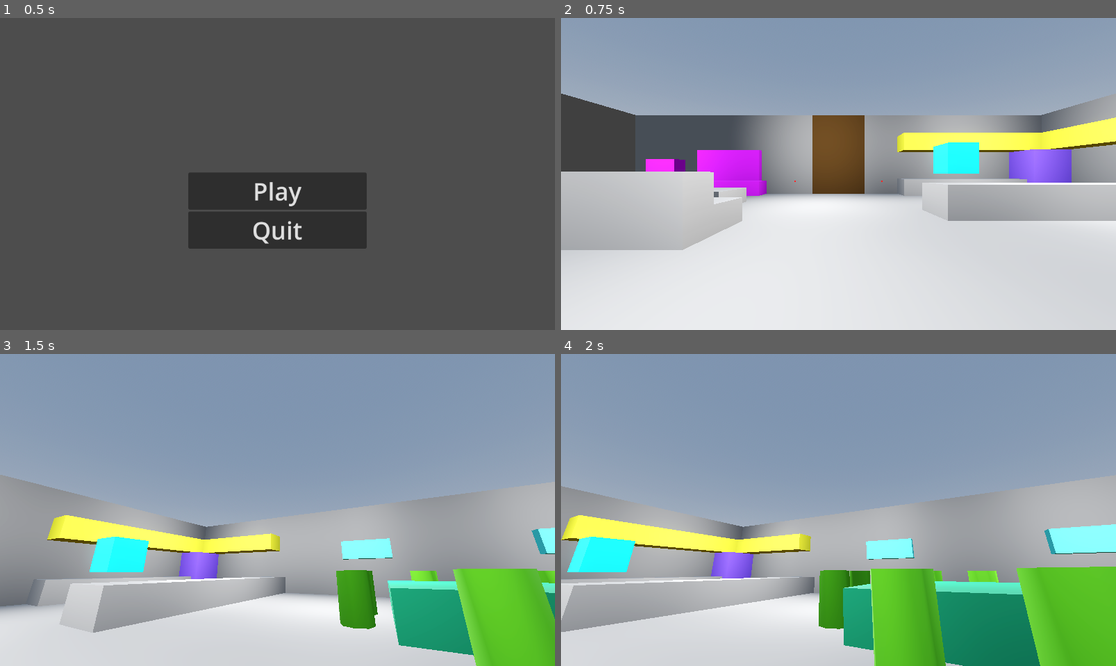
Above: before the commit, frames 1-4 (two rows, left to right).
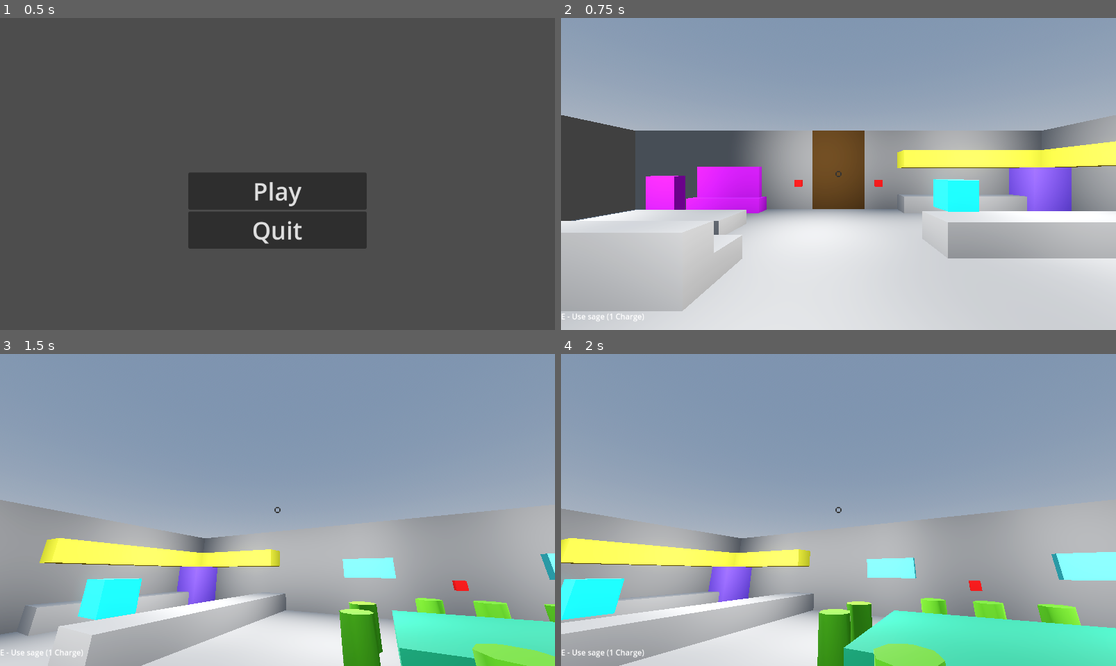
Above: after the commit, the same moments.

Repository: viamill/spooky-jam-2025
Game: Godot game, scene res://src/main_menu.tscn
Same seed, same stepped clock (60 frames per second), same inputs: the game is played once before the commit and once after it.
Inputs (mouse positions are in pixels of both pictures, inside the frame that each line leads up to):
- Up to frame 1 (0.5 s): no input
- Up to frame 2 (0.75 s): click "Play" at 0.5 s
- Up to frame 3 (1.5 s): tap Enter at 1.25 s; move the mouse to (399, 494) at 1.27 s; press the mouse at (399, 494) at 1.28 s; hold D (move_right) from 1.28 s (still down)
- Up to frame 4 (2 s): keep holding D (move_right)

Frame 1 is identical in both runs. In frame 2, 32% of the frame differs, in the area x 0-100%, y 24-100%; in frame 3, 30%; in frame 4, 35%, in the area x 0-100%, y 39-100%.

Commit message:
omg its so cold

Diff:
--- /dev/null
+++ b/src/anomalies/audio_anomalies.gd
@@ -0,0 +1,11 @@
+class_name AudioAnomalies
+extends Anomalies
+
+
+
+func haunt_item() -> HauntedInteractable:
+	var children = get_children()
+	children.shuffle()
+	print(children.back())
+	children.back().haunt()
+	return children.back()
--- a/src/anomalies/placed_anomalies.gd
+++ b/src/anomalies/placed_anomalies.gd
@@ -2,7 +2,7 @@
 extends Anomalies
 
 
-@onready var ghost_orb: HauntedInteractable = $"../House_Level/GhostOrb"
+@onready var ghost_orb: StaticBody3D = $"../GhostOrb"
 
 
 func haunt_item() -> HauntedInteractable:
--- a/src/game.gd
+++ b/src/game.gd
@@ -5,10 +5,11 @@
 var anomaly: GameManager.Anomaly
 var current_haunted_item: HauntedInteractable
 
-@onready var player: Player = $House_Level/Player
+@onready var player: Player = $Player
 @onready var electronic_anomalies: Anomalies = $ElectronicAnomalies
 @onready var broken_anomalies: BrokenAnomalies = $BrokenAnomalies
 @onready var placed_anomalies: PlacedAnomalies = $PlacedAnomalies
+@onready var audio_anomalies: AudioAnomalies = $AudioAnomalies
 
 
 func _ready() -> void:
@@ -26,6 +27,8 @@
 			current_haunted_item = broken_anomalies.haunt_item()
 		GameManager.Anomaly.PLACED:
 			current_haunted_item = placed_anomalies.haunt_item()
+		GameManager.Anomaly.AUDIO:
+			current_haunted_item = audio_anomalies.haunt_item()
 		GameManager.Anomaly.NONE:
 			return
 
--- a/src/game.tscn
+++ b/src/game.tscn
@@ -14,6 +14,9 @@
 [ext_resource type="PackedScene" uid="uid://bw4pvbevoeygb" path="res://src/interactables/haunted interactables/haunted broken/mirror.tscn" id="12_qiocs"]
 [ext_resource type="Script" uid="uid://djhdor2dqtb5j" path="res://src/anomalies/placed_anomalies.gd" id="13_xdrfk"]
 [ext_resource type="PackedScene" uid="uid://08ml73ma48t4" path="res://src/interactables/haunted interactables/haunted placed/ghost_orb.tscn" id="14_g3j30"]
+[ext_resource type="Script" uid="uid://bt3sv53ijsa4i" path="res://src/anomalies/audio_anomalies.gd" id="15_a7soy"]
+[ext_resource type="PackedScene" uid="uid://d3saec0iu5nj" path="res://src/interactables/haunted interactables/haunted audio/bathroom_door.tscn" id="16_aikvj"]
+[ext_resource type="PackedScene" uid="uid://c8d3s2ok30lbm" path="res://src/interactables/haunted interactables/haunted audio/front_door.tscn" id="17_ns0lu"]
 
 [sub_resource type="StyleBoxEmpty" id="StyleBoxEmpty_wqvko"]
 
@@ -25,12 +28,13 @@
 script = ExtResource("1_xq6wo")
 
 [node name="House_Level" parent="." instance=ExtResource("2_xq6wo")]
-
-[node name="GhostOrb" parent="House_Level" instance=ExtResource("14_g3j30")]
+transform = Transform3D(-1, 0, -8.74228e-08, 0, 1, 0, 8.74228e-08, 0, -1, 0, 0, 0)
+
+[node name="Player" parent="." instance=ExtResource("2_3msxb")]
+transform = Transform3D(1.8, 0, 0, 0, 1.8, 0, 0, 0, 1.8, 0, 0.5, 0)
+
+[node name="GhostOrb" parent="." instance=ExtResource("14_g3j30")]
 transform = Transform3D(1, 0, 0, 0, 1, 0, 0, 0, 1, 0, 12, 0)
-
-[node name="Player" parent="House_Level" instance=ExtResource("2_3msxb")]
-transform = Transform3D(1, 0, 0, 0, 1, 0, 0, 0, 1, 0, 0.5, 0)
 
 [node name="Menus" type="Control" parent="."]
 process_mode = 3
@@ -179,77 +183,77 @@
 [node name="Lights" type="Node" parent="ElectronicAnomalies"]
 
 [node name="BathroomLightswitch" parent="ElectronicAnomalies/Lights" node_paths=PackedStringArray("lights") instance=ExtResource("7_4bcji")]
-transform = Transform3D(1, 0, 0, 0, 1, 0, 0, 0, 1, -17, 1.5, 6)
+transform = Transform3D(1, 0, 0, 0, 1, 0, 0, 0, 1, -16.755, 2.5, 6)
 lights = [NodePath("BathroomLight"), NodePath("BathroomLight2")]
 
 [node name="BathroomLight" type="OmniLight3D" parent="ElectronicAnomalies/Lights/BathroomLightswitch"]
-transform = Transform3D(1, 0, 0, 0, 1, 0, 0, 0, 1, -7, 3, 5)
+transform = Transform3D(1, 0, 0, 0, 1, 0, 0, 0, 1, -7.245, 2, 5)
 light_energy = 10.0
 omni_range = 10.0
 
 [node name="BathroomLight2" type="OmniLight3D" parent="ElectronicAnomalies/Lights/BathroomLightswitch"]
-transform = Transform3D(1, 0, 0, 0, 1, 0, 0, 0, 1, -7, 3, -1)
+transform = Transform3D(1, 0, 0, 0, 1, 0, 0, 0, 1, -7.245, 2, -1)
 light_energy = 10.0
 omni_range = 10.0
 
 [node name="LivingRoomLightswitch" parent="ElectronicAnomalies/Lights" node_paths=PackedStringArray("lights") instance=ExtResource("7_4bcji")]
-transform = Transform3D(1, 0, 0, 0, 1, 0, 0, 0, 1, -3, 1.5, -14)
+transform = Transform3D(1, 0, 0, 0, 1, 0, 0, 0, 1, -3, 2.5, -15.262)
 lights = [NodePath("LivingRoomLight"), NodePath("LivingRoomLight2"), NodePath("LivingRoomLight3"), NodePath("LivingRoomLight4")]
 
 [node name="LivingRoomLight" type="OmniLight3D" parent="ElectronicAnomalies/Lights/LivingRoomLightswitch"]
-transform = Transform3D(1, 0, 0, 0, 1, 0, 0, 0, 1, -9, 3, 5)
+transform = Transform3D(1, 0, 0, 0, 1, 0, 0, 0, 1, -9, 2, 6.26202)
 light_energy = 10.0
 omni_range = 10.0
 
 [node name="LivingRoomLight2" type="OmniLight3D" parent="ElectronicAnomalies/Lights/LivingRoomLightswitch"]
-transform = Transform3D(1, 0, 0, 0, 1, 0, 0, 0, 1, 2, 3, 5)
+transform = Transform3D(1, 0, 0, 0, 1, 0, 0, 0, 1, 2, 2, 6.26202)
 light_energy = 10.0
 omni_range = 10.0
 
 [node name="LivingRoomLight3" type="OmniLight3D" parent="ElectronicAnomalies/Lights/LivingRoomLightswitch"]
-transform = Transform3D(1, 0, 0, 0, 1, 0, 0, 0, 1, -9, 3, 13)
+transform = Transform3D(1, 0, 0, 0, 1, 0, 0, 0, 1, -9, 2, 14.262)
 light_energy = 10.0
 omni_range = 10.0
 
 [node name="LivingRoomLight4" type="OmniLight3D" parent="ElectronicAnomalies/Lights/LivingRoomLightswitch"]
-transform = Transform3D(1, 0, 0, 0, 1, 0, 0, 0, 1, 2, 3, 13)
+transform = Transform3D(1, 0, 0, 0, 1, 0, 0, 0, 1, 2, 2, 14.262)
 light_energy = 10.0
 omni_range = 10.0
 
 [node name="KitchenLightswitch" parent="ElectronicAnomalies/Lights" node_paths=PackedStringArray("lights") instance=ExtResource("7_4bcji")]
-transform = Transform3D(1, 0, 0, 0, 1, 0, 0, 0, 1, 3, 1.5, -14)
+transform = Transform3D(1, 0, 0, 0, 1, 0, 0, 0, 1, 3, 2.5, -15.2668)
 lights = [NodePath("KitchenLight")]
 
 [node name="KitchenLight" type="OmniLight3D" parent="ElectronicAnomalies/Lights/KitchenLightswitch"]
-transform = Transform3D(1, 0, 0, 0, 1, 0, 0, 0, 1, 6, 3, 5)
+transform = Transform3D(1, 0, 0, 0, 1, 0, 0, 0, 1, 6, 2, 6.26678)
 light_energy = 10.0
 omni_range = 10.0
 
 [node name="DiningRoomLightswitch" parent="ElectronicAnomalies/Lights" node_paths=PackedStringArray("lights") instance=ExtResource("7_4bcji")]
-transform = Transform3D(1, 0, 0, 0, 1, 0, 0, 0, 1, 14, 1.5, 4)
+transform = Transform3D(1, 0, 0, 0, 1, 0, 0, 0, 1, 15.273, 2.5, 4)
 lights = [NodePath("DiningRoomLight"), NodePath("DiningRoomLight2")]
 
 [node name="DiningRoomLight" type="OmniLight3D" parent="ElectronicAnomalies/Lights/DiningRoomLightswitch"]
-transform = Transform3D(1, 0, 0, 0, 1, 0, 0, 0, 1, -5, 3, -5)
+transform = Transform3D(1, 0, 0, 0, 1, 0, 0, 0, 1, -6.273, 2, -5)
 light_energy = 10.0
 omni_range = 10.0
 
 [node name="DiningRoomLight2" type="OmniLight3D" parent="ElectronicAnomalies/Lights/DiningRoomLightswitch"]
-transform = Transform3D(1, 0, 0, 0, 1, 0, 0, 0, 1, -5, 3, 5)
+transform = Transform3D(1, 0, 0, 0, 1, 0, 0, 0, 1, -6.273, 2, 5)
 light_energy = 10.0
 omni_range = 10.0
 
 [node name="BedroomLightswitch" parent="ElectronicAnomalies/Lights" node_paths=PackedStringArray("lights") instance=ExtResource("7_4bcji")]
-transform = Transform3D(1, 0, 0, 0, 1, 0, 0, 0, 1, -15, 1.5, 8)
+transform = Transform3D(1, 0, 0, 0, 1, 0, 0, 0, 1, -15.2742, 2.5, 8)
 lights = [NodePath("BedroomLight"), NodePath("BedroomLight2")]
 
 [node name="BedroomLight" type="OmniLight3D" parent="ElectronicAnomalies/Lights/BedroomLightswitch"]
-transform = Transform3D(1, 0, 0, 0, 1, 0, 0, 0, 1, 3, 3, 1)
+transform = Transform3D(1, 0, 0, 0, 1, 0, 0, 0, 1, 3.27422, 2, 1)
 light_energy = 10.0
 omni_range = 10.0
 
 [node name="BedroomLight2" type="OmniLight3D" parent="ElectronicAnomalies/Lights/BedroomLightswitch"]
-transform = Transform3D(1, 0, 0, 0, 1, 0, 0, 0, 1, 14, 3, 1)
+transform = Transform3D(1, 0, 0, 0, 1, 0, 0, 0, 1, 14.2742, 2, 1)
 light_energy = 10.0
 omni_range = 10.0
 
@@ -274,6 +278,17 @@
 
 [node name="Marker3D4" type="Marker3D" parent="PlacedAnomalies"]
 transform = Transform3D(1, 0, 0, 0, 1, 0, 0, 0, 1, -27, 3, 7)
+
+[node name="AudioAnomalies" type="Node" parent="."]
+script = ExtResource("15_a7soy")
+metadata/_custom_type_script = "uid://bt3sv53ijsa4i"
+
+[node name="BathroomDoor" parent="AudioAnomalies" instance=ExtResource("16_aikvj")]
+transform = Transform3D(-4.37114e-08, 0, 1, 0, 1, 0, -1, 0, -4.37114e-08, -16, -0.5, 1)
+open_rotation = -5
+
+[node name="FrontDoor" parent="AudioAnomalies" instance=ExtResource("17_ns0lu")]
+transform = Transform3D(1, 0, 0, 0, 1, 0, 0, 0, 1, 2.5, -0.5, -16)
 
 [connection signal="pressed" from="Menus/Pause/VBoxContainer/Resume" to="Menus" method="close_menu"]
 [connection signal="pressed" from="Menus/Pause/VBoxContainer/Quit" to="Menus" method="quit"]
--- a/src/globals/ghost_class.gd
+++ b/src/globals/ghost_class.gd
@@ -9,7 +9,7 @@
 	match g_index:
 		0:
 			type = GameManager.GhostType.DEMON
-			anomalies = [GameManager.Anomaly.BROKEN, GameManager.Anomaly.ELECTRONIC, GameManager.Anomaly.PLACED]
+			anomalies = [GameManager.Anomaly.AUDIO, GameManager.Anomaly.BROKEN, GameManager.Anomaly.PLACED, GameManager.Anomaly.ELECTRONIC]
 			anomalies.shuffle()
 		#1:
 			#type = GameManager.GhostType.TEST
--- a/src/interactables/door.gd
+++ /dev/null
@@ -1,19 +0,0 @@
-extends Interactable
-
-
-@export_range(-360, 360, 1, "radians_as_degrees") var open_rotation = 0
-
-var _is_open: bool = false
-var _closed_rotation: float = 0
-
-func _ready() -> void:
-	_closed_rotation = rotation.y
-
-
-func interact() -> void:
-	if _is_open:
-		rotation.y = _closed_rotation
-		_is_open = false
-	else:
-		rotation.y = deg_to_rad(open_rotation)
-		_is_open = true
--- a/src/interactables/door.tscn
+++ /dev/null
@@ -1,21 +0,0 @@
-[gd_scene load_steps=4 format=3 uid="uid://d3saec0iu5nj"]
-
-[ext_resource type="Script" uid="uid://y43tjipgg6v5" path="res://src/interactables/door.gd" id="1_g0m2s"]
-
-[sub_resource type="StandardMaterial3D" id="StandardMaterial3D_k1hf5"]
-albedo_color = Color(0.3, 0.19535, 0.027, 1)
-
-[sub_resource type="BoxShape3D" id="BoxShape3D_0jm7b"]
-size = Vector3(4, 7, 1)
-
-[node name="Door" type="StaticBody3D"]
-script = ExtResource("1_g0m2s")
-
-[node name="BathroomDoor" type="CSGBox3D" parent="."]
-transform = Transform3D(1, 0, 0, 0, 1, 0, 0, 0, 1, -2.5, 3.5, 0)
-size = Vector3(4, 7, 1)
-material = SubResource("StandardMaterial3D_k1hf5")
-
-[node name="CollisionShape3D" type="CollisionShape3D" parent="."]
-transform = Transform3D(1, 0, 0, 0, 1, 0, 0, 0, 1, -2.5, 3.5, 0)
-shape = SubResource("BoxShape3D_0jm7b")
--- /dev/null
+++ b/src/interactables/haunted interactables/haunted audio/bathroom_door.gd
@@ -0,0 +1,35 @@
+class_name Door
+extends HauntedInteractable
+
+
+@export_range(-360, 360, 1, "radians_as_degrees") var open_rotation = 0
+
+var _is_open: bool = false
+var _closed_rotation: float = 0
+var _is_interacted: bool = false
+
+@export var door_open: AudioStreamPlayer3D
+@export var door_close: AudioStreamPlayer3D
+@export var door_knock: AudioStreamPlayer3D
+
+
+func _ready() -> void:
+	_closed_rotation = rotation.y
+
+
+func interact() -> void:
+	_is_interacted = true
+	if _is_open:
+		rotation.y = _closed_rotation
+		_is_open = false
+		door_close.play()
+		door_knock.stop()
+	else:
+		rotation.y = deg_to_rad(open_rotation)
+		_is_open = true
+		door_open.play()
+		door_knock.stop()
+
+
+func haunt() -> void:
+	door_knock.play()
--- /dev/null
+++ b/src/interactables/haunted interactables/haunted audio/bathroom_door.tscn
@@ -0,0 +1,36 @@
+[gd_scene load_steps=7 format=3 uid="uid://d3saec0iu5nj"]
+
+[ext_resource type="Script" uid="uid://y43tjipgg6v5" path="res://src/interactables/haunted interactables/haunted audio/bathroom_door.gd" id="1_rwfo3"]
+[ext_resource type="AudioStream" uid="uid://curirdv2mlnx2" path="res://assets/opening-door-411632.mp3" id="2_gvt43"]
+[ext_resource type="AudioStream" uid="uid://exjirwdtbq8o" path="res://assets/close-door-382723.mp3" id="3_bhdwa"]
+[ext_resource type="AudioStream" uid="uid://b47frjva78wo6" path="res://assets/fast-knocking-on-door-352704.mp3" id="4_daaf7"]
+
+[sub_resource type="StandardMaterial3D" id="StandardMaterial3D_k1hf5"]
+albedo_color = Color(0.3, 0.19535, 0.027, 1)
+
+[sub_resource type="BoxShape3D" id="BoxShape3D_0jm7b"]
+size = Vector3(4, 7, 1)
+
+[node name="BathroomDoor" type="StaticBody3D" node_paths=PackedStringArray("door_open", "door_close", "door_knock")]
+script = ExtResource("1_rwfo3")
+door_open = NodePath("Door open")
+door_close = NodePath("Door close")
+door_knock = NodePath("Door knock")
+
+[node name="BathroomDoor" type="CSGBox3D" parent="."]
+transform = Transform3D(1, 0, 0, 0, 1, 0, 0, 0, 1, -2.5, 3.5, 0)
+size = Vector3(4, 7, 1)
+material = SubResource("StandardMaterial3D_k1hf5")
+
+[node name="CollisionShape3D" type="CollisionShape3D" parent="."]
+transform = Transform3D(1, 0, 0, 0, 1, 0, 0, 0, 1, -2.5, 3.5, 0)
+shape = SubResource("BoxShape3D_0jm7b")
+
+[node name="Door open" type="AudioStreamPlayer3D" parent="."]
+stream = ExtResource("2_gvt43")
+
+[node name="Door close" type="AudioStreamPlayer3D" parent="."]
+stream = ExtResource("3_bhdwa")
+
+[node name="Door knock" type="AudioStreamPlayer3D" parent="."]
+stream = ExtResource("4_daaf7")
--- /dev/null
+++ b/src/interactables/haunted interactables/haunted audio/front_door.gd
@@ -0,0 +1,10 @@
+extends Door
+
+
+func interact() -> void:
+	door_open.play()
+	door_knock.stop()
+
+
+func haunt() -> void:
+	door_knock.play()
--- /dev/null
+++ b/src/interactables/haunted interactables/haunted audio/front_door.tscn
@@ -0,0 +1,32 @@
+[gd_scene load_steps=6 format=3 uid="uid://c8d3s2ok30lbm"]
+
+[ext_resource type="Script" uid="uid://2ssnnf70gidf" path="res://src/interactables/haunted interactables/haunted audio/front_door.gd" id="1_1jy7y"]
+[ext_resource type="AudioStream" uid="uid://cmym81po4exp6" path="res://assets/rattling-door-81387.mp3" id="2_vdqvj"]
+[ext_resource type="AudioStream" uid="uid://b47frjva78wo6" path="res://assets/fast-knocking-on-door-352704.mp3" id="3_hshtw"]
+
+[sub_resource type="StandardMaterial3D" id="StandardMaterial3D_on11n"]
+albedo_color = Color(0.3, 0.19535, 0.027, 1)
+
+[sub_resource type="BoxShape3D" id="BoxShape3D_vdqvj"]
+size = Vector3(4, 7, 1)
+
+[node name="FrontDoor" type="StaticBody3D" node_paths=PackedStringArray("door_open", "door_knock")]
+script = ExtResource("1_1jy7y")
+door_open = NodePath("DoorLocked")
+door_knock = NodePath("DoorKnock")
+metadata/_custom_type_script = "uid://dwjhn5go5g0w3"
+
+[node name="BathroomDoor" type="CSGBox3D" parent="."]
+transform = Transform3D(1, 0, 0, 0, 1, 0, 0, 0, 1, -2.5, 3.5, 0)
+size = Vector3(4, 7, 1)
+material = SubResource("StandardMaterial3D_on11n")
+
+[node name="CollisionShape3D" type="CollisionShape3D" parent="."]
+transform = Transform3D(1, 0, 0, 0, 1, 0, 0, 0, 1, -2.5, 3.5, 0)
+shape = SubResource("BoxShape3D_vdqvj")
+
+[node name="DoorLocked" type="AudioStreamPlayer3D" parent="."]
+stream = ExtResource("2_vdqvj")
+
+[node name="DoorKnock" type="AudioStreamPlayer3D" parent="."]
+stream = ExtResource("3_hshtw")
--- a/src/interactables/haunted interactables/haunted electronics/lightswitch.tscn
+++ b/src/interactables/haunted interactables/haunted electronics/lightswitch.tscn
@@ -3,10 +3,10 @@
 [ext_resource type="Script" uid="uid://dqhjbqtwxgfjn" path="res://src/interactables/haunted interactables/haunted electronics/lightswitch.gd" id="1_fb3t2"]
 
 [sub_resource type="BoxShape3D" id="BoxShape3D_mqmhb"]
-size = Vector3(0.1, 0.1, 0.1)
+size = Vector3(0.5, 0.5, 0.5)
 
 [sub_resource type="BoxMesh" id="BoxMesh_7npdn"]
-size = Vector3(0.1, 0.1, 0.1)
+size = Vector3(0.5, 0.5, 0.5)
 
 [sub_resource type="StandardMaterial3D" id="StandardMaterial3D_fb3t2"]
 albedo_color = Color(1, 0, 0, 1)
--- a/src/player/player.gd
+++ b/src/player/player.gd
@@ -14,9 +14,16 @@
 @onready var head: Node3D = $Head
 @onready var camera: Camera3D = $Head/Camera
 @onready var raycast: RayCast3D = $Head/Raycast
+@onready var label: Label = $Control/Label
 
 
 func _physics_process(delta: float) -> void:
+	label.visible = false
+	if raycast.is_colliding():
+		var collider: Object = raycast.get_collider()
+		if collider is Interactable:
+			label.visible = true
+
 	if not is_on_floor():
 		velocity += get_gravity() * delta
 
--- a/src/player/player.tscn
+++ b/src/player/player.tscn
@@ -1,10 +1,15 @@
-[gd_scene load_steps=4 format=3 uid="uid://cpdl6ffkel75e"]
+[gd_scene load_steps=6 format=3 uid="uid://cpdl6ffkel75e"]
 
 [ext_resource type="Script" uid="uid://nvjchsa340nx" path="res://src/player/player.gd" id="1_oul6g"]
+[ext_resource type="Texture2D" uid="uid://dxgi6bl6bxkoc" path="res://assets/crosshairs_tilesheet_black.png" id="2_rxibo"]
 
 [sub_resource type="CapsuleShape3D" id="CapsuleShape3D_kqu6x"]
 
 [sub_resource type="CapsuleMesh" id="CapsuleMesh_4anbu"]
+
+[sub_resource type="AtlasTexture" id="AtlasTexture_mf2ua"]
+atlas = ExtResource("2_rxibo")
+region = Rect2(854, 578, 12, 12)
 
 [node name="Player" type="CharacterBody3D"]
 script = ExtResource("1_oul6g")
@@ -24,3 +29,56 @@
 
 [node name="Raycast" type="RayCast3D" parent="Head"]
 target_position = Vector3(0, 0, -2)
+
+[node name="Control" type="Control" parent="."]
+layout_mode = 3
+anchors_preset = 15
+anchor_right = 1.0
+anchor_bottom = 1.0
+grow_horizontal = 2
+grow_vertical = 2
+mouse_filter = 2
+
+[node name="Reticle" type="TextureRect" parent="Control"]
+texture_filter = 1
+layout_mode = 1
+anchors_preset = 8
+anchor_left = 0.5
+anchor_top = 0.5
+anchor_right = 0.5
+anchor_bottom = 0.5
+offset_left = -6.0
+offset_top = -6.0
+offset_right = 6.0
+offset_bottom = 6.0
+grow_horizontal = 2
+grow_vertical = 2
+texture = SubResource("AtlasTexture_mf2ua")
+
+[node name="VBoxContainer" type="VBoxContainer" parent="Control"]
+layout_mode = 1
+anchors_preset = 2
+anchor_top = 1.0
+anchor_bottom = 1.0
+offset_top = -40.0
+offset_right = 40.0
+grow_vertical = 0
+
+[node name="SageLabel" type="Label" parent="Control/VBoxContainer"]
+layout_mode = 2
+text = "E - Use sage (1 Charge)"
+
+[node name="Label" type="Label" parent="Control"]
+layout_mode = 1
+anchors_preset = 8
+anchor_left = 0.5
+anchor_top = 0.5
+anchor_right = 0.5
+anchor_bottom = 0.5
+offset_left = -20.0
+offset_top = 14.5
+offset_right = 20.0
+offset_bottom = 37.5
+grow_horizontal = 2
+grow_vertical = 2
+text = "Interact (left-click)"
--- a/temp/House_Level.tscn
+++ b/temp/House_Level.tscn
@@ -1,7 +1,6 @@
-[gd_scene load_steps=18 format=3 uid="uid://cd02mm4ktaqrk"]
+[gd_scene load_steps=16 format=3 uid="uid://cd02mm4ktaqrk"]
 
 [ext_resource type="Script" uid="uid://c3esvx2w4ns55" path="res://src/interactables/bed.gd" id="1_rwo1n"]
-[ext_resource type="PackedScene" uid="uid://d3saec0iu5nj" path="res://src/interactables/door.tscn" id="3_t83go"]
 
 [sub_resource type="ProceduralSkyMaterial" id="ProceduralSkyMaterial_q2pfp"]
 sky_horizon_color = Color(0.662243, 0.671743, 0.686743, 1)
@@ -19,9 +18,6 @@
 [sub_resource type="StandardMaterial3D" id="StandardMaterial3D_rwo1n"]
 albedo_color = Color(0.52, 0.52, 0.52, 1)
 
-[sub_resource type="StandardMaterial3D" id="StandardMaterial3D_cbfiq"]
-albedo_color = Color(0.3, 0.19535, 0.027, 1)
-
 [sub_resource type="StandardMaterial3D" id="StandardMaterial3D_t83go"]
 albedo_color = Color(1, 1, 0.203922, 1)
 
@@ -120,11 +116,6 @@
 size = Vector3(17.5, 6, 1)
 material = SubResource("StandardMaterial3D_rwo1n")
 
-[node name="FrontDoor" type="CSGBox3D" parent="HouseDesign/HouseStructure"]
-transform = Transform3D(1, 0, 0, 0, 1, 0, 0, 0, 1, 0, 3, -16)
-size = Vector3(4, 7, 1)
-material = SubResource("StandardMaterial3D_cbfiq")
-
 [node name="Kitchen" type="CSGCombiner3D" parent="HouseDesign"]
 transform = Transform3D(1, 0, 0, 0, 0.8, 0, 0, 0, 1, 0, 0.05, 0)
 use_collision = true
@@ -298,9 +289,3 @@
 transform = Transform3D(1, 0, 0, 0, 1, 0, 0, 0, 1, -7.5, 1.75, -2.5)
 size = Vector3(1, 4.5, 3)
 material = SubResource("StandardMaterial3D_tv6ml")
-
-[node name="Interactables" type="Node" parent="."]
-
-[node name="BathroomDoor" parent="Interactables" instance=ExtResource("3_t83go")]
-transform = Transform3D(-4.37114e-08, 0, 1, 0, 1, 0, -1, 0, -4.37114e-08, -16, -0.5, 1)
-open_rotation = -5
Not shown, added: assets/close-door-382723.mp3.import
Binary file added: assets/crosshairs_tilesheet_black.png
Not shown, added: assets/crosshairs_tilesheet_black.png.import
Not shown, added: assets/fast-knocking-on-door-352704.mp3.import
Not shown, added: assets/opening-door-411632.mp3.import
Not shown, added: assets/rattling-door-81387.mp3.import
Not shown, added: src/anomalies/audio_anomalies.gd.uid
Not shown: 1 places in src/game.tscn that only renumber resources
Renamed: src/interactables/door.gd.uid -> src/interactables/haunted interactables/haunted audio/bathroom_door.gd.uid
Not shown, added: src/interactables/haunted interactables/haunted audio/front_door.gd.uid
Not shown, added: assets/close-door-382723.mp3
Not shown, added: assets/fast-knocking-on-door-352704.mp3
(and 2 more such lines)
